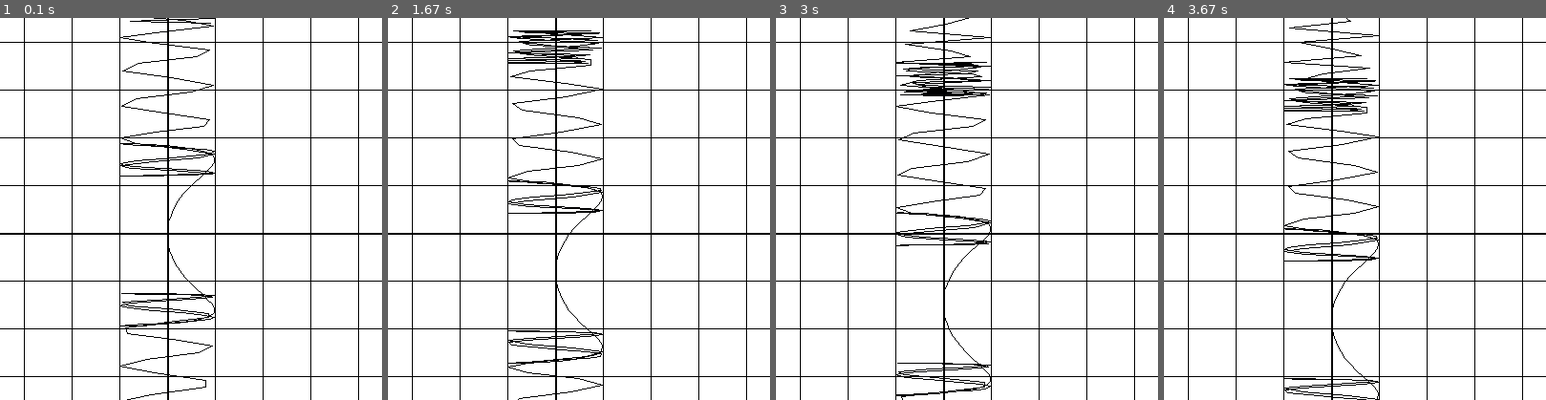
Above: before the commit, frames 1-4 (left to right).
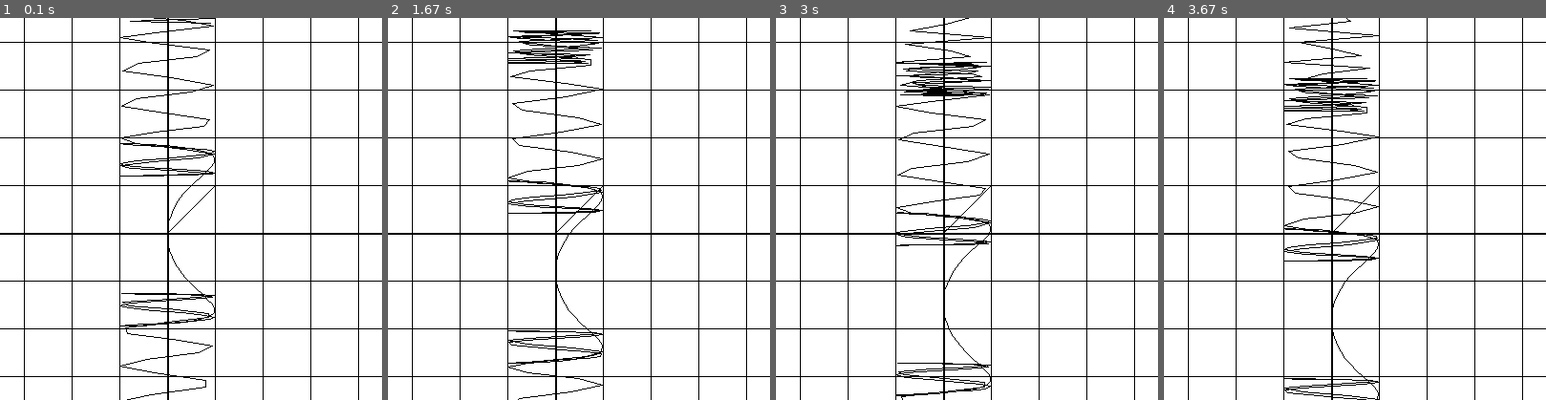
Above: after the commit, the same moments.

Repository: sponja23/Animation
Game: pygame game, started from main.py
Two runs of this game, one before a commit and one after it. Both use one fixed random seed, a clock stepped at 60 frames per second and the inputs below.
Inputs (mouse positions are % of the whole screen's width and height, from its top left):
- Up to frame 1 (0.1 s): no input
- Up to frame 2 (1.67 s): click (50, 50) at 0.38 s
- Up to frame 3 (3 s): no input
- Up to frame 4 (3.67 s): no input
The pictures show only the part of the screen within x 28-78%, y 22-72%; the shares and areas given below are measured in that part.

The runs differ from the first frame. In frame 1, less than 0.1% of the frame differs, in the area x 44-57%, y 44-56%; in frame 2, less than 0.1%; in frame 3, less than 0.1%; in frame 4, less than 0.1%.

Commit message:
Fixed vectors

Diff:
--- a/drawable.py
+++ b/drawable.py
@@ -130,7 +130,7 @@
 		return f"Point({self.x}, {self.y})"
 
 	def adapt(self, grid):
-		self.x, self.y = grid.getPoint().get()
+		self.x, self.y = grid.getPoint(self).get()
 
 class Line(Drawable):
 	def __init__(self, start, end, **kwargs):
--- a/grid.py
+++ b/grid.py
@@ -28,7 +28,7 @@
 		self.objects = []
 
 	def inRange(self, point):
-		if type(point) is Point:
+		if isinstance(point, Point):
 			x, y = point.x, point.y
 		else:
 			x, y = point
@@ -37,7 +37,7 @@
 
 	def getPoint(self, point):
 		assert(self.inRange(point))
-		if type(point) is Point:
+		if isinstance(point, Point):
 			x, y = point.x, point.y
 		else:
 			x, y = point
@@ -151,4 +151,4 @@
 
 	def draw(self, window):
 		assert(self.parentGrid is not None)
-		window.drawLine(self.parentGrid.getPoint((0, 0)), self.get(), self.color)
+		window.drawLine(self.parentGrid.getPoint((0, 0)), Point(*self.transformation.apply(self.get())), self.color)
--- a/main.py
+++ b/main.py
@@ -17,6 +17,8 @@
 
 grid.addObject(curve)
 
+grid.addObject(Vector(1, 1))
+
 
 def draw_rect(window, *args):
 	x, y, width, height = map(int, args)
